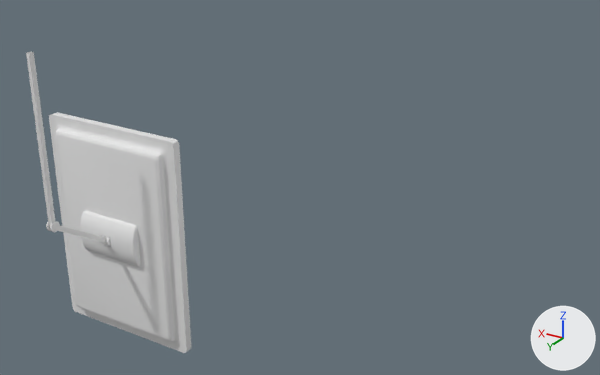
The FBX model Experiencia-Rincon/Assets/Art/Modelados/Instancia2/Pantallas/Pantallas.fbx: old version first, new version second.
Both versions are drawn from a 50 mm camera at (-4.76, 4.81, 3.28) aimed at (-1.27, -1.01, 0.37). Arrows for +X, +Y and +Z are at lower right; the lights stay in place. Where no turn or scale is listed for an object, it has been applied to the vertices.

The scene before the commit, as lines of its bpy script (objects in view):
```python
me_cube_001_001 = bpy.data.meshes.new('Cube:001.001')
me_cube_001_001.from_pydata(...)  # 394 vertices, 329 faces; spans x -0.04..0.04, y 0.08..0.74, z -0.04..1.79
me_cube_021 = bpy.data.meshes.new('Cube.021')
me_cube_021.from_pydata(...)  # 272 vertices, 257 faces; spans x -0.7..0.7, y -0.09..0.14, z -1.0..1.0
ob_cube_001 = bpy.data.objects.new('Cube:001', me_cube_001_001)
ob_cube_001.location = (0.0, 0.0, 0.0)
ob_cube_008 = bpy.data.objects.new('Cube.008', me_cube_021)
ob_cube_008.location = (0.0, 0.0, 0.0)
```
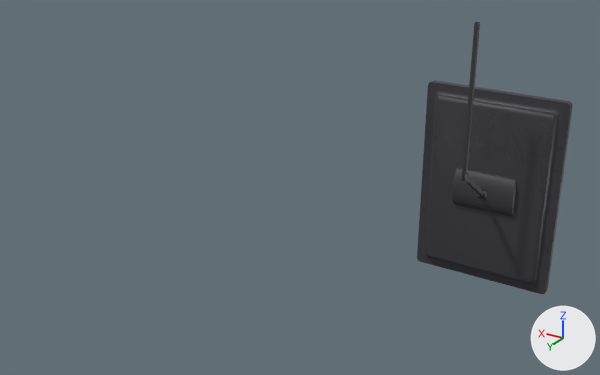
Diff of the bpy script that builds the scene:
```diff
--- a/Experiencia-Rincon/Assets/Art/Modelados/Instancia2/Pantallas/Pantallas.fbx.py
+++ b/Experiencia-Rincon/Assets/Art/Modelados/Instancia2/Pantallas/Pantallas.fbx.py
@@ img_luces_estadio_brazo_emissive_png @@
+img_luces_estadio_brazo_emissive_png = load_image('Luces estadio_Brazo_Emissive.png', 'Texturas/Fulbo/Luces estadio_Brazo_Emissive.png', 2048, 2048, 'sRGB')
@@ img_luces_estadio_brazo_basemap_png @@
+img_luces_estadio_brazo_basemap_png = load_image('Luces estadio_Brazo_BaseMap.png', 'Texturas/Fulbo/Luces estadio_Brazo_BaseMap.png', 2048, 2048, 'sRGB')
@@ img_luces_estadio_brazo_normal_png @@
+img_luces_estadio_brazo_normal_png = load_image('Luces estadio_Brazo_Normal.png', 'Texturas/Fulbo/Luces estadio_Brazo_Normal.png', 2048, 2048, 'Non-Color')
@@ img_luces_estadio_pantalla_normal_png @@
+img_luces_estadio_pantalla_normal_png = load_image('Luces estadio_Pantalla_Normal.png', 'Texturas/Fulbo/Luces estadio_Pantalla_Normal.png', 2048, 2048, 'Non-Color')
@@ img_luces_estadio_pantalla_basemap_png @@
+img_luces_estadio_pantalla_basemap_png = load_image('Luces estadio_Pantalla_BaseMap.png', 'Texturas/Mario/Luces estadio_Pantalla_BaseMap.png', 2048, 2048, 'sRGB')
@@ img_luces_estadio_pantalla_emissive_png @@
+img_luces_estadio_pantalla_emissive_png = load_image('Luces estadio_Pantalla_Emissive.png', 'Texturas/Fulbo/Luces estadio_Pantalla_Emissive.png', 2048, 2048, 'sRGB')
@@ mat_brazo @@
+mat_brazo = bpy.data.materials.new('Brazo')
+# uses the picture img_luces_estadio_brazo_basemap_png
+# uses the picture img_luces_estadio_brazo_emissive_png
+# uses the picture img_luces_estadio_brazo_normal_png
@@ mat_fulbo @@
+mat_fulbo = bpy.data.materials.new('Fulbo')
+# uses the picture img_luces_estadio_pantalla_basemap_png
+# uses the picture img_luces_estadio_pantalla_emissive_png
+# uses the picture img_luces_estadio_pantalla_normal_png
@@ me_cube_001_001 @@
 # used by ob_cube_001; location = (0.0, 0.0, 0.0)
-me_cube_001_001.from_pydata(...)  # 394 vertices, 329 faces; spans x -0.04..0.04, y 0.08..0.74, z -0.04..1.79
+me_cube_001_001.from_pydata(...)  # 486 vertices, 412 faces; spans x -0.31..0.31, y 0.06..0.74, z -0.2..1.79
+# me_cube_001_001 part 1: a new loose piece of 92 vertices spanning x -0.31..0.31, y 0.06..0.14, z -0.2..0.2, in mat_brazo
+# me_cube_001_001 part 2: 329 faces spanning x -0.04..0.04, y 0.08..0.74, z -0.04..1.79 switch from no material to mat_brazo
@@ me_cube @@
+me_cube.from_pydata(...)  # 180 vertices, 174 faces; spans x -0.7..0.7, y -0.09..0.07, z -1.0..1.0
+me_cube.materials.append(mat_fulbo)
@@ ob_cube_008 @@
-ob_cube_008 = bpy.data.objects.new('Cube.008', me_cube_021)
-ob_cube_008.location = (0.0, 0.0, 0.0)
@@ ob_cube_001 @@
 ob_cube_001 = bpy.data.objects.new('Cube:001', me_cube_001_001)
-ob_cube_001.location = (0.0, 0.0, 0.0)
+ob_cube_001.location = (-2.444, -2.655, 0.0)
@@ ob_cube_002 @@
+ob_cube_002 = bpy.data.objects.new('Cube.002', me_cube)
+ob_cube_002.location = (-2.444, -2.655, 0.0)
```

What differs and where, as boxes [x1, y1, x2, y2] in the pictures (600 x 375 px):
'Cube.008', deleted: before [49, 112, 191, 353]
'Cube.002', added: after [417, 80, 573, 294]
'Cube:001', reshaped, moved (23% narrower): before [26, 51, 111, 246]; after [452, 22, 517, 216]
part 1 of me_cube_001_001, added (black): after [452, 167, 517, 216]
part 2 of me_cube_001_001, recoloured: before [26, 51, 111, 246]; after [460, 22, 487, 199]
